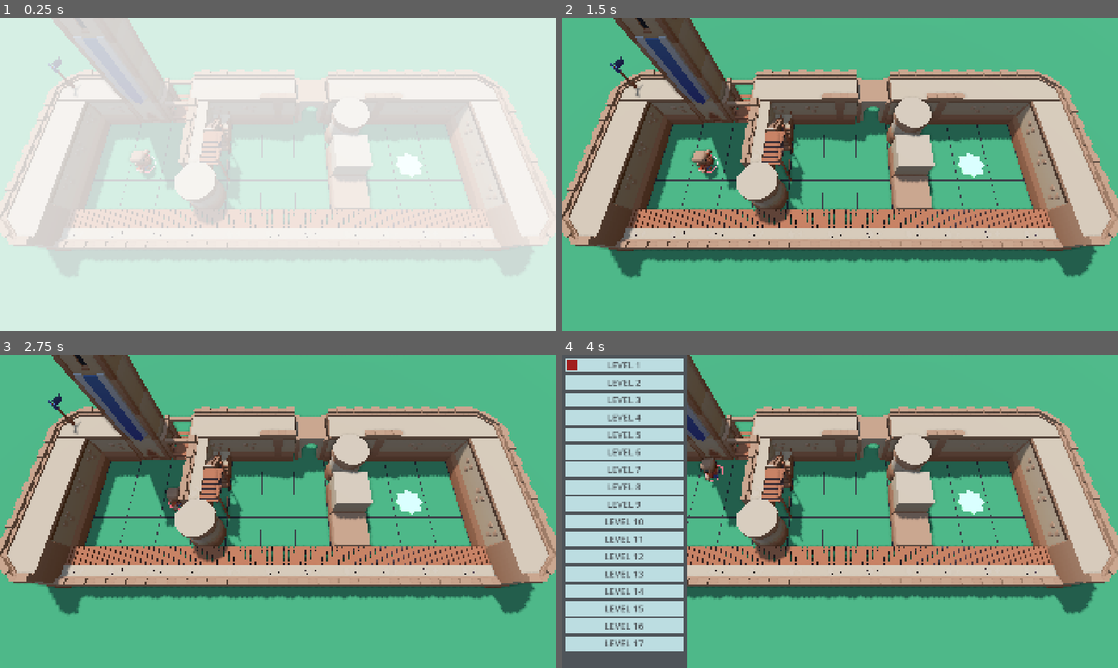
Above: before the commit, frames 1-4 (two rows, left to right).
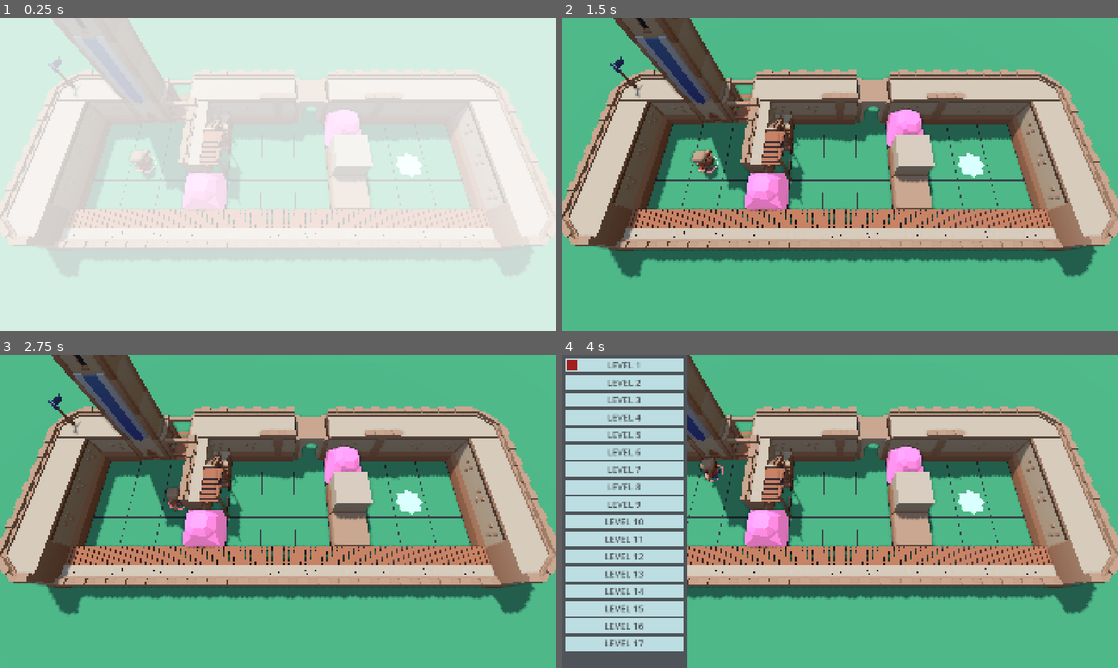
Above: after the commit, the same moments.

Repository: ggestein/jigsaw-of-the-sinking-star
Game: Godot game, scene res://scenes/main_game_entry.tscn
Same seed, same stepped clock (60 frames per second), same inputs: the game is played once before the commit and once after it.
Inputs:
- Up to frame 1 (0.25 s): no input
- Up to frame 2 (1.5 s): tap Enter at 0.5 s; hold D 0.53-1.28 s; tap R at 0.6 s; tap Space at 1.25 s; hold S from 1.28 s (still down); tap Z at 1.35 s
- Up to frame 3 (2.75 s): tap Enter at 2 s; release S at 2.03 s; hold D from 2.03 s (still down); tap C at 2.1 s
- Up to frame 4 (4 s): tap Space at 2.75 s; release D at 2.78 s; hold W 2.78-3.53 s; tap F at 2.85 s; tap Enter at 3.5 s; hold A from 3.53 s (still down); tap Tab at 3.6 s

The runs differ from the first frame. In frame 1, 1.3% of the frame differs, in the area x 31-67%, y 26-62%; in frame 2, 2.2%, in the area x 31-67%, y 26-67%; in frame 3, 2.2%; in frame 4, 2.2%.

Commit message:
improve box visual appearance

Diff:
--- /dev/null
+++ b/scenes/entities/crystal_blue.tscn
@@ -0,0 +1,15 @@
+[gd_scene format=3 uid="uid://d0xliltd8jgw0"]
+
+[ext_resource type="PackedScene" uid="uid://dp1jeyknsm317" path="res://arts/self_crafted/crystal.glb" id="1_k74w5"]
+
+[sub_resource type="StandardMaterial3D" id="StandardMaterial3D_fon3g"]
+albedo_color = Color(0.42119998, 0.43416002, 0.81, 1)
+emission_enabled = true
+emission = Color(0.42119998, 0.43416002, 0.81, 1)
+clearcoat_enabled = true
+clearcoat_roughness = 0.67
+
+[node name="crystal" unique_id=1320793623 instance=ExtResource("1_k74w5")]
+
+[node name="Cube" parent="." index="0" unique_id=298939701]
+material_override = SubResource("StandardMaterial3D_fon3g")
--- /dev/null
+++ b/scenes/entities/crystal_green.tscn
@@ -0,0 +1,15 @@
+[gd_scene format=3 uid="uid://u7x3h4tect2o"]
+
+[ext_resource type="PackedScene" uid="uid://dp1jeyknsm317" path="res://arts/self_crafted/crystal.glb" id="1_chrf8"]
+
+[sub_resource type="StandardMaterial3D" id="StandardMaterial3D_fon3g"]
+albedo_color = Color(0.41960785, 0.8117647, 0.42745098, 1)
+emission_enabled = true
+emission = Color(0.42119998, 0.81, 0.42768, 1)
+clearcoat_enabled = true
+clearcoat_roughness = 0.67
+
+[node name="crystal" unique_id=1320793623 instance=ExtResource("1_chrf8")]
+
+[node name="Cube" parent="." index="0" unique_id=298939701]
+material_override = SubResource("StandardMaterial3D_fon3g")
--- /dev/null
+++ b/scenes/entities/crystal_red.tscn
@@ -0,0 +1,15 @@
+[gd_scene format=3 uid="uid://betlorikl4mjt"]
+
+[ext_resource type="PackedScene" uid="uid://dp1jeyknsm317" path="res://arts/self_crafted/crystal.glb" id="1_3ycm8"]
+
+[sub_resource type="StandardMaterial3D" id="StandardMaterial3D_fon3g"]
+albedo_color = Color(0.81, 0.42119998, 0.67392004, 1)
+emission_enabled = true
+emission = Color(0.81, 0.42119998, 0.67392004, 1)
+clearcoat_enabled = true
+clearcoat_roughness = 0.67
+
+[node name="crystal" unique_id=1320793623 instance=ExtResource("1_3ycm8")]
+
+[node name="Cube" parent="." index="0" unique_id=298939701]
+material_override = SubResource("StandardMaterial3D_fon3g")
--- /dev/null
+++ b/scenes/entities/crystal_yellow.tscn
@@ -0,0 +1,15 @@
+[gd_scene format=3 uid="uid://o4s08tdieka2"]
+
+[ext_resource type="PackedScene" uid="uid://dp1jeyknsm317" path="res://arts/self_crafted/crystal.glb" id="1_tkvoc"]
+
+[sub_resource type="StandardMaterial3D" id="StandardMaterial3D_fon3g"]
+albedo_color = Color(0.81, 0.7776, 0.42119998, 1)
+emission_enabled = true
+emission = Color(0.81, 0.7776, 0.42119998, 1)
+clearcoat_enabled = true
+clearcoat_roughness = 0.67
+
+[node name="crystal" unique_id=1320793623 instance=ExtResource("1_tkvoc")]
+
+[node name="Cube" parent="." index="0" unique_id=298939701]
+material_override = SubResource("StandardMaterial3D_fon3g")
--- a/scripts/asset_path_config.gd
+++ b/scripts/asset_path_config.gd
@@ -16,8 +16,17 @@
 static func character_mage_packedscene_path() -> StringName:
 	return CHARACTER_BASE_PATH + "character-male-c.glb"
 
-static func box_packedscene_path() -> StringName:
-	return CASTLE_BASE_PATH + "tower-base.glb"
+static func box_red_packedscene_path() -> StringName:
+	return ENTITIES_BASE_PATH + "crystal_red.tscn"
+
+static func box_green_packedscene_path() -> StringName:
+	return ENTITIES_BASE_PATH + "crystal_green.tscn"
+
+static func box_blue_packedscene_path() -> StringName:
+	return ENTITIES_BASE_PATH + "crystal_blue.tscn"
+
+static func box_yellow_packedscene_path() -> StringName:
+	return ENTITIES_BASE_PATH + "crystal_yellow.tscn"
 
 static func exchange_effect_packedscene_path() -> StringName:
 	return EFFECT_BASE_PATH + "exchange_effect.tscn"
--- a/scripts/level_theme.gd
+++ b/scripts/level_theme.gd
@@ -3,5 +3,4 @@
 
 class LevelThemeConfig:
 	var bg_packed_scene_path: String
-	var obstacle_packed_scene_path: Array[String]
-	var box_packed_scene_path: Array[String]
+	var box_packed_scene_path: Dictionary[int, StringName]
--- a/scripts/main_game.gd
+++ b/scripts/main_game.gd
@@ -112,7 +112,12 @@
 	# setup boxes
 	for box_idx in range(0, len(game_instance_args.initial_state.boxes)):
 		var box_pos := game_instance_args.initial_state.boxes[box_idx].position
-		var box_proto: PackedScene = load(AssetPathConfig.box_packedscene_path())
+		var box_proto_path := AssetPathConfig.box_red_packedscene_path()
+		if level_theme.box_packed_scene_path.has(box_idx):
+			var override_path := level_theme.box_packed_scene_path[box_idx]
+			if override_path != null and !override_path.is_empty():
+				box_proto_path = override_path
+		var box_proto: PackedScene = load(box_proto_path)
 		var box_inst := box_proto.instantiate() as Node3D
 		add_child(box_inst)
 		box_inst.position = grid_to_world(box_pos)
--- a/scripts/main_game_level_config.gd
+++ b/scripts/main_game_level_config.gd
@@ -91,6 +91,15 @@
 	]
 	level_config.pads = []
 	level_theme_config = LevelTheme.LevelThemeConfig.new()
+	level_theme_config.box_packed_scene_path[1] = AssetPathConfig.box_blue_packedscene_path()
+	level_theme_config.box_packed_scene_path[2] = AssetPathConfig.box_yellow_packedscene_path()
+	level_theme_config.box_packed_scene_path[3] = AssetPathConfig.box_green_packedscene_path()
+	level_theme_config.box_packed_scene_path[4] = AssetPathConfig.box_red_packedscene_path()
+	level_theme_config.box_packed_scene_path[5] = AssetPathConfig.box_yellow_packedscene_path()
+	level_theme_config.box_packed_scene_path[6] = AssetPathConfig.box_green_packedscene_path()
+	level_theme_config.box_packed_scene_path[7] = AssetPathConfig.box_blue_packedscene_path()
+	level_theme_config.box_packed_scene_path[8] = AssetPathConfig.box_red_packedscene_path()
+	level_theme_config.box_packed_scene_path[9] = AssetPathConfig.box_yellow_packedscene_path()
 	config_entry = LevelConfigEntry.new()
 	config_entry.name = "LEVEL 2"
 	config_entry.level_config = level_config
Binary file added: arts/self_crafted/crystal.glb
Not shown, added: arts/self_crafted/crystal.glb.import
